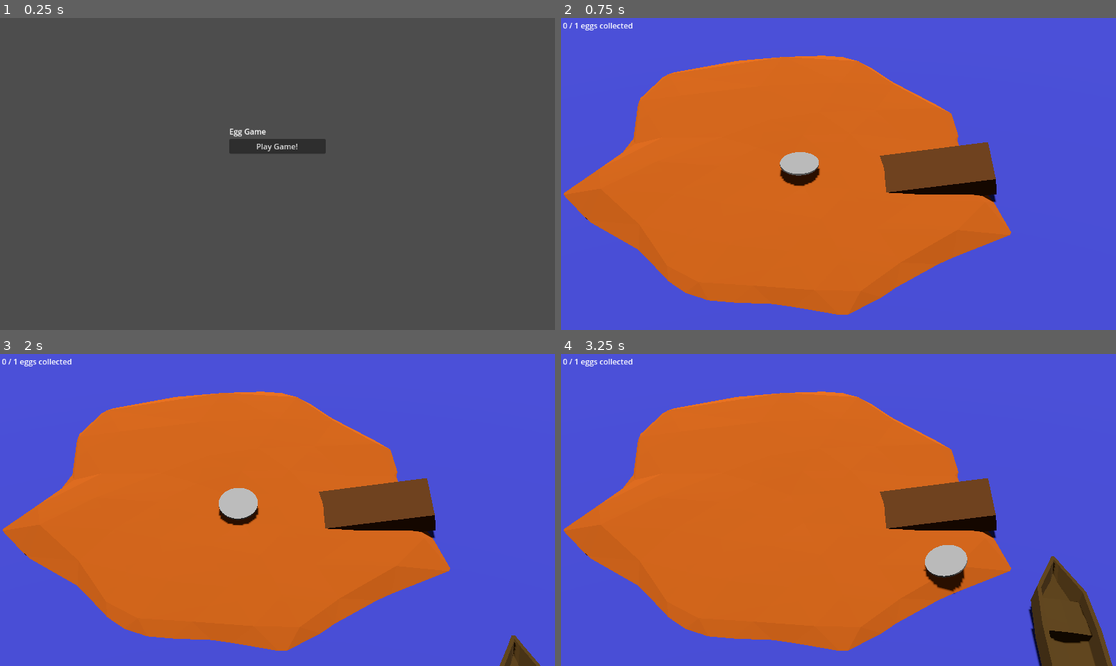
Above: before the commit, frames 1-4 (two rows, left to right).
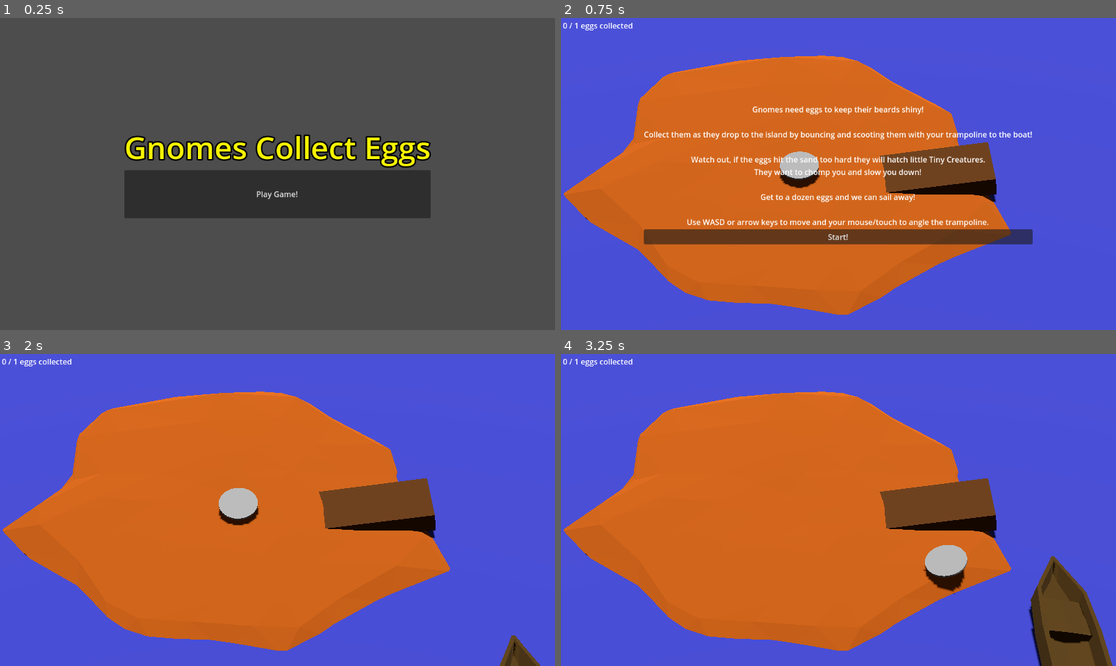
Above: after the commit, the same moments.

Repository: nikolajbaer/ldj56
Game: Godot game, scene res://intro.tscn
Same seed, same stepped clock (60 frames per second), same inputs: the game is played once before the commit and once after it.
Inputs (mouse positions are in pixels of both pictures, inside the frame that each line leads up to):
- Up to frame 1 (0.25 s): no input
- Up to frame 2 (0.75 s): click "Play Game!" at 0.5 s
- Up to frame 3 (2 s): click (277, 572) at 1.25 s, where only the run after the commit has a clickable "Start!"
- Up to frame 4 (3.25 s): move the mouse to (960, 494) at 2.02 s; hold Right (right) 2.03-2.78 s; move the mouse to (727, 525) at 2.77 s; hold Down (down) from 2.78 s (still down)

The runs differ from the first frame. In frame 1, 12% of the frame differs, in the area x 22-78%, y 35-65%; in frame 2, 6.4%; in frame 3, less than 0.1%; in frame 4, less than 0.1%.

Commit message:
add intro scene

Diff:
--- a/intro.tscn
+++ b/intro.tscn
@@ -1,6 +1,15 @@
-[gd_scene load_steps=2 format=3 uid="uid://dm32og71noj32"]
+[gd_scene load_steps=4 format=3 uid="uid://dm32og71noj32"]
 
 [ext_resource type="Script" path="res://intro.gd" id="1_msqk3"]
+
+[sub_resource type="SystemFont" id="SystemFont_2tj4k"]
+
+[sub_resource type="LabelSettings" id="LabelSettings_2we22"]
+font = SubResource("SystemFont_2tj4k")
+font_size = 64
+font_color = Color(0.96249, 0.954828, 1.54018e-06, 1)
+outline_size = 12
+outline_color = Color(0, 0, 0, 1)
 
 [node name="intro" type="Control"]
 layout_mode = 3
@@ -24,13 +33,15 @@
 custom_minimum_size = Vector2(200, 200)
 layout_mode = 2
 
-[node name="RichTextLabel" type="RichTextLabel" parent="VBox/CenterContainer/Panel"]
+[node name="RichTextLabel" type="Label" parent="VBox/CenterContainer/Panel"]
 layout_mode = 2
-text = "Egg Game
+text = "Gnomes Collect Eggs
 "
-fit_content = true
+label_settings = SubResource("LabelSettings_2we22")
+horizontal_alignment = 1
 
 [node name="Button" type="Button" parent="VBox/CenterContainer/Panel"]
+custom_minimum_size = Vector2(0, 100)
 layout_mode = 2
 text = "Play Game!"
 
--- a/root.gd
+++ b/root.gd
@@ -10,7 +10,7 @@
 	_on_boat_egg_collected()
 	# Capturing the mouse doesn't work well with tilt right now
 	#Input.mouse_mode = Input.MOUSE_MODE_CAPTURED
-	game_active = true
+	game_active = false
 
 # Called every frame. 'delta' is the elapsed time since the previous frame.
 func _process(delta: float) -> void:
@@ -58,3 +58,8 @@
 
 func _on_boat_egg_collected() -> void:
 	$HUD/RichTextLabel.text = "%d / %d eggs collected" % [$Boat.egg_count,$Boat.FULL]
+
+
+func _on_button_pressed() -> void:
+	game_active = true
+	$HUD/CenterContainer/Panel/StartContainer.visible = false
--- a/root.tscn
+++ b/root.tscn
@@ -211,11 +211,13 @@
 
 [node name="HUD" type="Control" parent="."]
 layout_mode = 3
-anchors_preset = 0
-offset_right = 40.0
-offset_bottom = 40.0
-
-[node name="RichTextLabel" type="RichTextLabel" parent="HUD"]
+anchors_preset = 15
+anchor_right = 1.0
+anchor_bottom = 1.0
+grow_horizontal = 2
+grow_vertical = 2
+
+[node name="RichTextLabel" type="Label" parent="HUD"]
 layout_mode = 0
 offset_left = 4.0
 offset_top = 4.0
@@ -223,6 +225,51 @@
 offset_bottom = 38.0
 text = "0 / 12 eggs collected"
 
+[node name="CenterContainer" type="CenterContainer" parent="HUD"]
+layout_mode = 1
+anchors_preset = 15
+anchor_right = 1.0
+anchor_bottom = 1.0
+grow_horizontal = 2
+grow_vertical = 2
+
+[node name="WinLabel" type="Label" parent="HUD/CenterContainer"]
+visible = false
+custom_minimum_size = Vector2(200, 0)
+layout_mode = 2
+text = "EGGS COLLECTED!
+"
+horizontal_alignment = 1
+
+[node name="Panel" type="Panel" parent="HUD/CenterContainer"]
+layout_mode = 2
+
+[node name="StartContainer" type="VBoxContainer" parent="HUD/CenterContainer/Panel"]
+layout_mode = 2
+offset_left = -404.0
+offset_top = -146.0
+offset_right = 403.0
+offset_bottom = 146.0
+
+[node name="StartLabel" type="Label" parent="HUD/CenterContainer/Panel/StartContainer"]
+layout_mode = 2
+text = "Gnomes need eggs to keep their beards shiny!
+
+Collect them as they drop to the island by bouncing and scooting them with your trampoline to the boat!
+
+Watch out, if the eggs hit the sand too hard they will hatch little Tiny Creatures.
+They want to chomp you and slow you down!
+
+Get to a dozen eggs and we can sail away!
+
+Use WASD or arrow keys to move and your mouse/touch to angle the trampoline."
+horizontal_alignment = 1
+
+[node name="Button" type="Button" parent="HUD/CenterContainer/Panel/StartContainer"]
+layout_mode = 2
+text = "Start!"
+
 [connection signal="timeout" from="Timer" to="." method="_on_timer_timeout"]
 [connection signal="egg_collected" from="Boat" to="." method="_on_boat_egg_collected"]
 [connection signal="animation_finished" from="AnimationPlayer" to="." method="_on_animation_player_animation_finished"]
+[connection signal="pressed" from="HUD/CenterContainer/Panel/StartContainer/Button" to="." method="_on_button_pressed"]
--- a/trampoline.tscn
+++ b/trampoline.tscn
@@ -3,7 +3,7 @@
 [ext_resource type="Script" path="res://trampoline.gd" id="1_p0ijf"]
 
 [sub_resource type="PhysicsMaterial" id="PhysicsMaterial_fw8ri"]
-bounce = 0.5
+bounce = 0.6
 
 [sub_resource type="CylinderMesh" id="CylinderMesh_hacoc"]
 top_radius = 1.0
